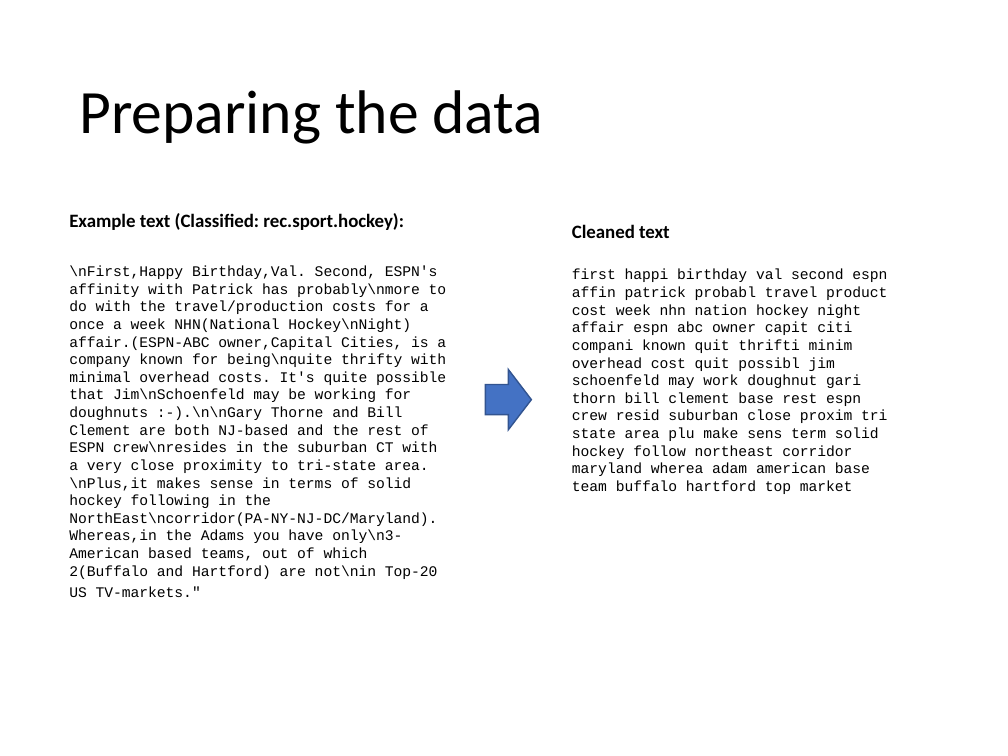
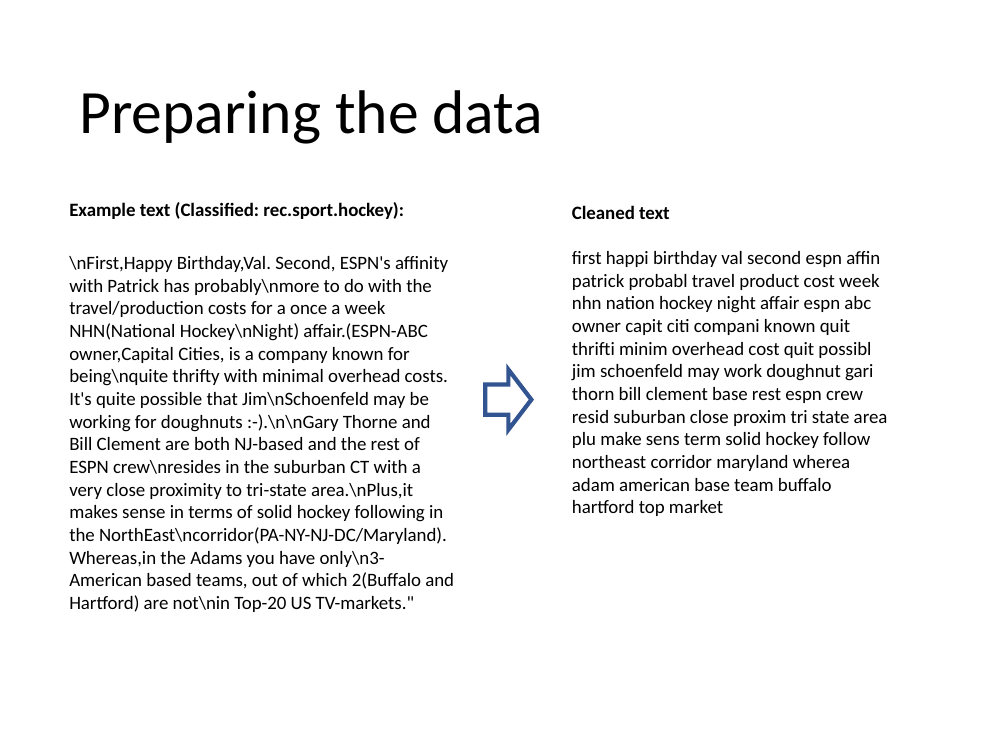
Before and after one commit to MartinOdendaal/Thinkful_Capstone_Supervised, a slide deck: slide 5 of Capstone 2.pptx. Drawn at 1008x756 pixels with LibreOffice and Linux fonts; fonts in the diff are those of the drawing. Boxes give left, top, right and bottom in pixels: in the first picture for what was removed or moved away, otherwise in the second. Text is boxed around its words. In the diff, an @@ line names an element or a change of style, - is before the commit and + after.

```diff
--- a/Capstone 2.pptx
+++ b/Capstone 2.pptx
@@ text "Example text (Classified: rec.sport.hockey):": place and size @@
-text "Example text (Classified: rec.sport.hockey):" at [69,213,447,597]
+text "Example text (Classified: rec.sport.hockey):" at [69,202,454,612]
@@ text "Cleaned text": place and size @@
-text "Cleaned text" at [572,224,887,494]
+text "Cleaned text" at [572,205,888,516]
@@ text at [69,256,454,612]: size 10.5 to 13.5 pt, font Courier New to Calibri @@
@@ text at [572,251,888,516]: size 10.5 to 13.5 pt, font Courier New to Calibri @@
@@ right arrow at [486,370,532,430]: fill #4472C4 to none; outline #325491 1 pt to #325491 3 pt @@
```
Also in this commit, not shown: 9 other slides changed, 2 slides added.
